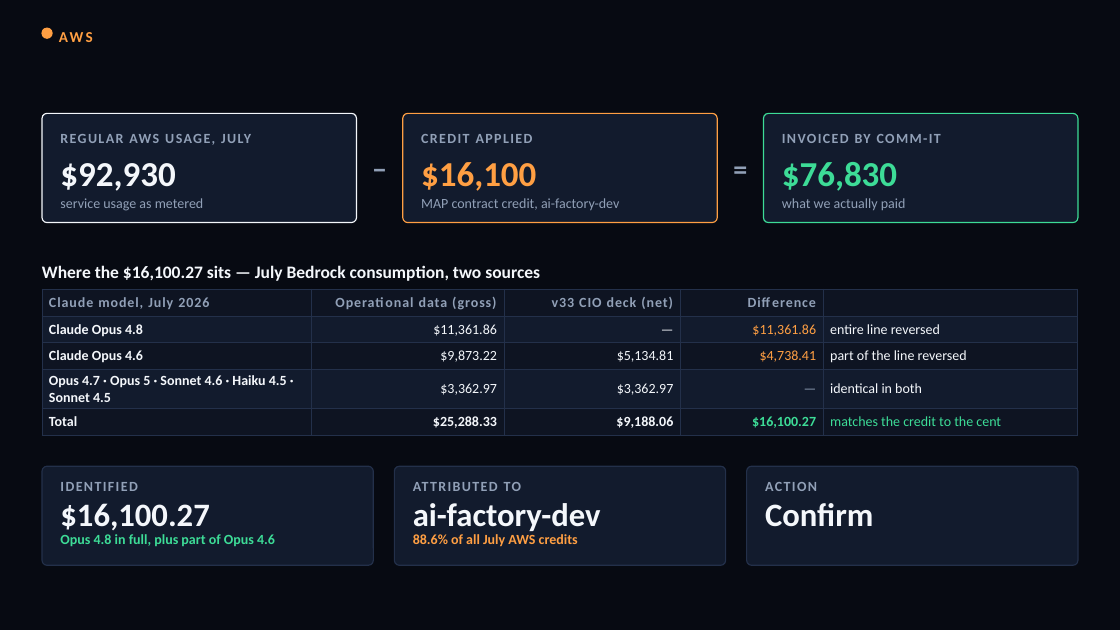
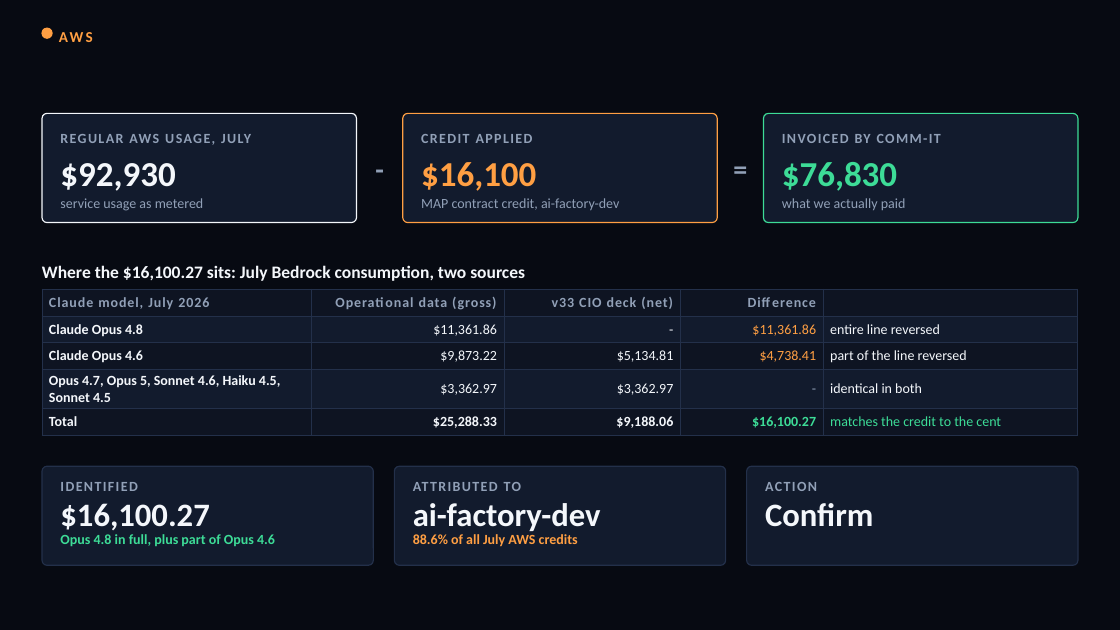
Before and after one commit to arielga5-code/Finops, a slide deck: slide 11 of deck/Harel_Cloud_Cost_CIO_Final.pptx (slide 12 before the commit). Drawn at 1120x630 pixels with LibreOffice and Linux fonts; fonts in the diff are those of the drawing. Boxes give left, top, right and bottom in pixels: in the first picture for what was removed or moved away, otherwise in the second. Text is boxed around its words. In the diff, an @@ line names an element or a change of style, - is before the commit and + after.

```diff
--- a/deck/Harel_Cloud_Cost_CIO_Final.pptx
+++ b/deck/Harel_Cloud_Cost_CIO_Final.pptx
@@ text at <box>356,147,402,189</box>: text changed @@
-−
+-
@@ text at <box>42,265,525,281</box>: text changed @@
-Where the $16,100.27 sits — July Bedrock consumption, two sources
+Where the $16,100.27 sits: July Bedrock consumption, two sources
@@ table at <box>42,289,1078,435</box> @@
-row 2, column 3: —
+row 2, column 3: -
-row 4, column 1: Opus 4.7 · Opus 5 · Sonnet 4.6 · Haiku 4.5 · Sonnet 4.5
+row 4, column 1: Opus 4.7, Opus 5, Sonnet 4.6, Haiku 4.5, Sonnet 4.5
-row 4, column 4: —
+row 4, column 4: -
```
Also in this commit, not shown: 32 other slides changed, 1 slide removed, 6 other files.
